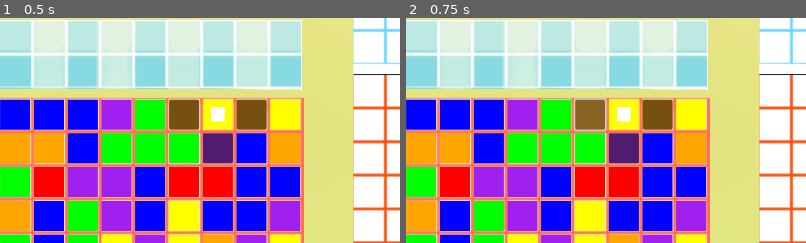
Above: before the commit, frames 1-2 (left to right).
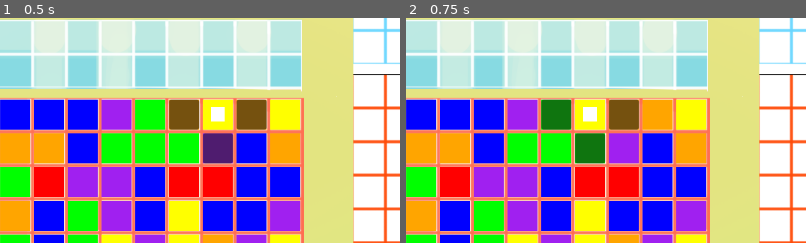
Above: after the commit, the same moments.

Repository: hulien22/gmtk2023
Game: Godot game, scene res://scenes/main.tscn
Two runs of this game, one before a commit and one after it. Both use one fixed random seed, a clock stepped at 60 frames per second and the inputs below. The project has no main scene, so this scene is started directly.
Inputs (mouse positions are % of the whole screen's width and height, from its top left):
- Up to frame 1 (0.5 s): no input
- Up to frame 2 (0.75 s): click (43, 29) at 0.52 s
The pictures show only the part of the screen within x 20-70%, y 8-58%; the shares and areas given below are measured in that part.

Frame 1 is identical in both runs. In frame 2, 6.4% of the frame differs, in the area x 33-67%, y 35-65%.

Commit message:
moving main player

Diff:
--- a/project.godot
+++ b/project.godot
@@ -17,6 +17,7 @@
 [autoload]
 
 Global="*res://scripts/global.gd"
+Events="*res://scripts/events.gd"
 
 [display]
 
--- a/scenes/Grid.gd
+++ b/scenes/Grid.gd
@@ -40,13 +40,36 @@
 
 	# pick one tile to be the player
 	var p_index = Global.rng.randi_range(0,height*length - 1)
-	player_posn = Vector2(p_index / length,p_index % height)
-	tiles[p_index / length][p_index % height].set_is_player()
+	player_posn = Vector2(p_index % height, p_index / length)
+	tiles[p_index / length][p_index % height].set_is_player(true)
 
 func set_clickable_tiles():
 	for h in height:
 		for w in width:
-			if (abs(player_posn.x - h) + abs(player_posn.y - w) == 1):
+			if (abs(player_posn.y - h) + abs(player_posn.x - w) == 1):
 				tiles[h][w].set_clickable(true)
 			else:
 				tiles[h][w].set_clickable(false)
+
+func disable_all_clickable_tiles():
+	for h in height:
+		for w in width:
+			tiles[h][w].set_clickable(false)
+
+func swap_tiles(a:Vector2, b:Vector2):
+	print("swapping tiles ", a, b)
+	var temp_tile_a = Tile.instantiate()
+	temp_tile_a.copy_from(tiles[a.y][a.x])
+	tiles[a.y][a.x].copy_from(tiles[b.y][b.x])
+	tiles[b.y][b.x].copy_from(temp_tile_a)
+
+func swap_player(swap_posn:Vector2):
+	disable_all_clickable_tiles()
+	#Play animation?
+
+	swap_tiles(player_posn, swap_posn)
+	player_posn = swap_posn
+	print(player_posn)
+	# check for matches
+
+	set_clickable_tiles()
--- a/scenes/Tile.gd
+++ b/scenes/Tile.gd
@@ -1,16 +1,13 @@
 extends Node2D
 
-# POSITION is (column, row)
+# POSITION is (row, column)
 var posn: Vector2 = Vector2.ZERO
 var is_player: bool = false
 var type: Global.TileType
 
 # Called when the node enters the scene tree for the first time.
 func _ready():
-	if (is_player):
-		$PlayerFace.visible = true
-	else:
-		$PlayerFace.visible = false
+	set_is_player(false)
 	$Button.pressed.connect(self._button_pressed)
 
 func set_type(t: Global.TileType):
@@ -29,19 +26,26 @@
 		Global.TileType.PURPLE:
 			$ColorRect.color = Color.PURPLE
 
-
+func copy_from(tile):
+	#posn = tile.posn
+	set_is_player(tile.is_player)
+	set_type(tile.type)
+#	print("::", posn, is_player, type)
 
 # Called every frame. 'delta' is the elapsed time since the previous frame.
 func _process(delta):
 	pass
 
-func set_is_player():
-	is_player = true
-	$PlayerFace.visible = true
+func set_is_player(enable:bool):
+	is_player = enable
+	if (is_player):
+		$PlayerFace.visible = true
+	else:
+		$PlayerFace.visible = false
 
 func set_clickable(enable: bool):
-	print(posn, enable)
+	#print(posn, enable)
 	$Button.visible = enable
 
 func _button_pressed():
-	pass
+	Events.emit_signal("move_player_click", posn)
--- a/scenes/main.gd
+++ b/scenes/main.gd
@@ -3,12 +3,14 @@
 # TODO: global flag for allowing clicks of objects?
 #       can use to determine if there should be a selection icon around tile
 #       and if we should allow/process clicks
+var can_click:bool = true
 
 # Called when the node enters the scene tree for the first time.
 func _ready():
 	randomize()
 	$Grid2.build_grid(9,9)
 	$Grid2.set_clickable_tiles()
+	Events.connect("move_player_click", _on_tile_clicked)
 	pass # Replace with function body.
 
 
@@ -16,6 +18,12 @@
 func _process(delta):
 	pass
 
-func tile_clicked(posn: Vector2):
-	#if can_click:
-	print("Click from posn ", posn)
+func _on_tile_clicked(posn: Vector2):
+	if can_click:
+		print("Click from posn ", posn)
+		#perform the swap now
+		can_click = false
+		$Grid2.swap_player(posn)
+
+	# set back to true on animation completion?
+	can_click = true
--- /dev/null
+++ b/scripts/events.gd
@@ -0,0 +1,3 @@
+extends Node
+
+signal move_player_click(posn: Vector2)
--- a/scripts/global.gd
+++ b/scripts/global.gd
@@ -1,5 +1,4 @@
 extends Node
-
 
 var rng = RandomNumberGenerator.new()
 
